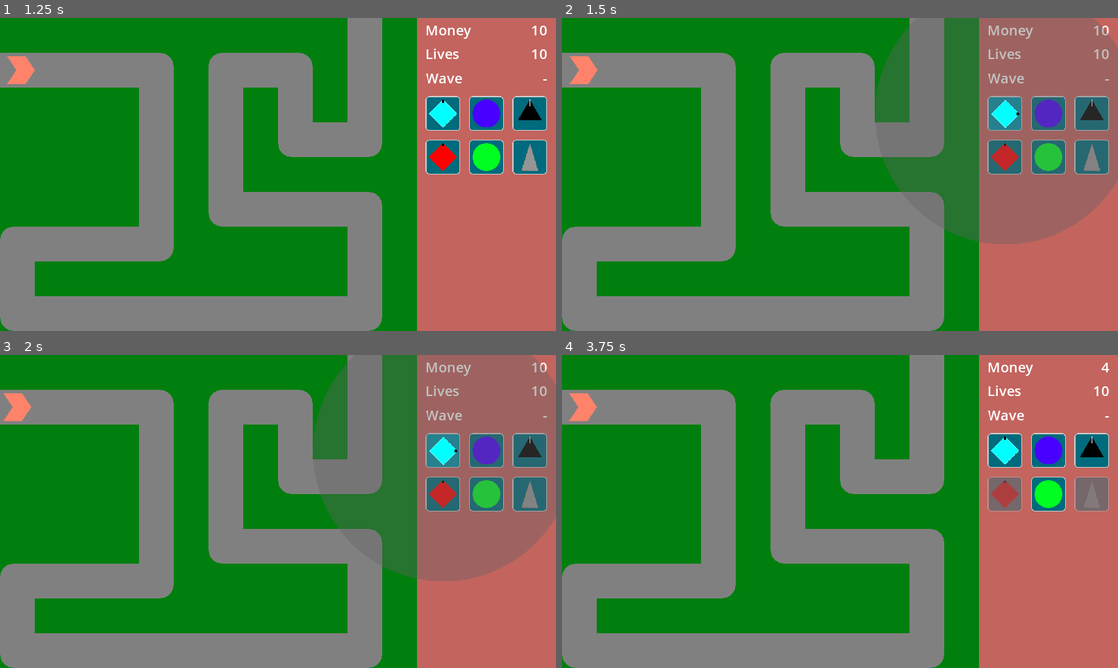
Above: before the commit, frames 1-4 (two rows, left to right).
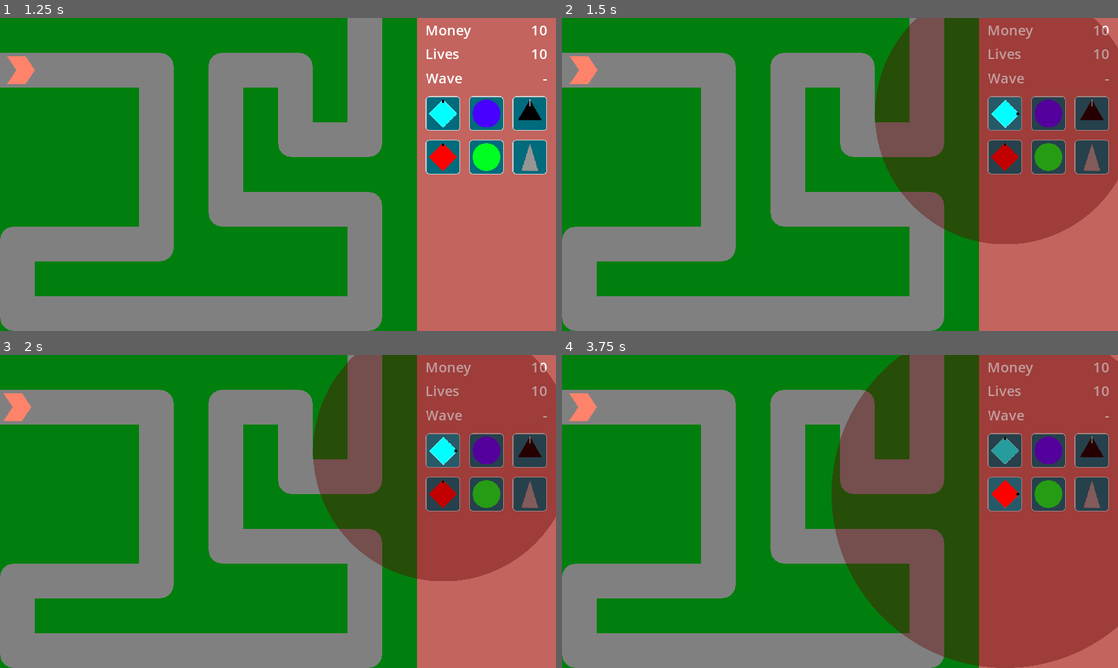
Above: after the commit, the same moments.

Repository: phrasmotica/godot-tower-defence
Game: Godot game, scene res://scenes/game.tscn
Same seed, same stepped clock (60 frames per second), same inputs: the game is played once before the commit and once after it.
Inputs (mouse positions are in pixels of both pictures, inside the frame that each line leads up to):
- Up to frame 1 (1.25 s): click "Play path 0" at 0.5 s
- Up to frame 2 (1.5 s): click (1006, 115) at 1.25 s
- Up to frame 3 (2 s): no input
- Up to frame 4 (3.75 s): click (1051, 452) at 2 s; click (1090, 452) at 2.75 s; click (1006, 492) at 3.5 s

Frame 1 is identical in both runs. In frame 2, 27% of the frame differs, in the area x 56-100%, y 0-73%; in frame 3, 27%; in frame 4, 45%, in the area x 48-100%, y 0-100%.

Commit message:
Prevent tower from being placed over the game UI

Diff:
--- a/scenes/game.tscn
+++ b/scenes/game.tscn
@@ -43,6 +43,12 @@
 [node name="PathManager" type="Node2D" parent="." node_paths=PackedStringArray("paths")]
 script = ExtResource("8_wg70s")
 paths = [NodePath("Path0"), NodePath("Path1")]
+
+[node name="ValidArea" type="Control" parent="PathManager"]
+layout_mode = 3
+anchors_preset = 0
+offset_right = 960.0
+offset_bottom = 720.0
 
 [node name="Path0" parent="PathManager" instance=ExtResource("9_f2e1u")]
 
@@ -121,6 +127,11 @@
 [connection signal="waves_began" from="Managers/WavesManager" to="PathManager" method="_on_waves_manager_waves_began"]
 [connection signal="enemy_died" from="PathManager" to="Managers/BankManager" method="_on_path_manager_enemy_died"]
 [connection signal="enemy_reached_end" from="PathManager" to="Managers/LivesManager" method="_on_path_manager_enemy_reached_end"]
+[connection signal="mouse_validity_changed" from="PathManager" to="CanvasLayer/GameUI" method="_on_path_manager_mouse_validity_changed"]
+[connection signal="valid_area_clicked" from="PathManager" to="CanvasLayer/GameUI" method="_on_path_manager_valid_area_clicked"]
+[connection signal="gui_input" from="PathManager/ValidArea" to="PathManager" method="_on_valid_area_gui_input"]
+[connection signal="mouse_entered" from="PathManager/ValidArea" to="PathManager" method="_on_valid_area_mouse_entered"]
+[connection signal="mouse_exited" from="PathManager/ValidArea" to="PathManager" method="_on_valid_area_mouse_exited"]
 [connection signal="selected_tower_changed" from="Towers" to="CanvasLayer/GameUI" method="_on_towers_selected_tower_changed"]
 [connection signal="tower_deselected" from="Towers" to="CanvasLayer/GameUI" method="_on_towers_tower_deselected"]
 [connection signal="tower_sold" from="Towers" to="Managers/BankManager" method="_on_towers_tower_sold"]
--- a/scenes/towers/components/tower_selection.tscn
+++ b/scenes/towers/components/tower_selection.tscn
@@ -25,6 +25,7 @@
 offset_top = -32.0
 offset_right = 32.0
 offset_bottom = 32.0
+mouse_filter = 2
 mouse_default_cursor_shape = 2
 script = ExtResource("1_q28oh")
 selection_sprite = NodePath("SelectionSprite")
--- a/scripts/game_ui.gd
+++ b/scripts/game_ui.gd
@@ -207,3 +207,14 @@
 
 func _on_tower_ui_sell_tower():
 	sell_tower.emit()
+
+func _on_path_manager_mouse_validity_changed(is_valid: bool):
+	if placing_tower:
+		if is_valid:
+			placing_tower.set_default_look()
+		else:
+			placing_tower.set_error_look()
+
+func _on_path_manager_valid_area_clicked():
+	if placing_tower:
+		placing_tower.try_place()
--- a/scripts/path_manager.gd
+++ b/scripts/path_manager.gd
@@ -14,7 +14,12 @@
 		active_path_index = value
 		set_active_path()
 
+var is_mouse_over_valid_area := false
+
 var enemies: Array[Enemy] = []
+
+signal mouse_validity_changed(is_valid: bool)
+signal valid_area_clicked
 
 signal enemy_died(enemy: Enemy)
 signal enemy_reached_end(enemy: Enemy)
@@ -66,3 +71,19 @@
 
 func _on_waves_manager_waves_began():
 	get_active_path().start_game()
+
+func _on_valid_area_gui_input(event: InputEvent):
+	if event.is_pressed() and is_mouse_over_valid_area:
+		valid_area_clicked.emit()
+
+func _on_valid_area_mouse_entered():
+	print("Valid area entered")
+
+	is_mouse_over_valid_area = true
+	mouse_validity_changed.emit(true)
+
+func _on_valid_area_mouse_exited():
+	print("Valid area exited")
+
+	is_mouse_over_valid_area = false
+	mouse_validity_changed.emit(false)
--- a/scripts/tower.gd
+++ b/scripts/tower.gd
@@ -30,13 +30,13 @@
 signal on_deselected
 
 func _ready():
-	is_valid_location = true
 	deselect()
 
 	adjust_range(levels_node.get_current_level().get_range(true))
 
 	if is_placing():
 		selection.selection_visible = false
+		set_error_look()
 
 		visualiser.show_range()
 		visualiser.show_bolt_line = false
@@ -186,16 +186,20 @@
 
 func _on_selection_gui_input(event: InputEvent):
 	if event.is_pressed():
-		if can_be_placed():
-			set_warming_up()
-
-			progress_bars.do_warmup()
-
-			on_placed.emit(self)
-
 		if is_firing() and not is_selected:
 			on_selected.emit(self)
 
+func try_place():
+	if not can_be_placed():
+		print("Cannot place tower here!")
+		return
+
+	set_warming_up()
+
+	progress_bars.do_warmup()
+
+	on_placed.emit(self)
+
 func _on_barrel_shoot():
 	if not is_firing():
 		return
@@ -237,6 +241,7 @@
 	print(tower_name + " warmup finished")
 
 	barrel.setup(first_level)
+	selection.enable_mouse()
 
 	set_firing()
 
--- a/scripts/tower_manager.gd
+++ b/scripts/tower_manager.gd
@@ -119,8 +119,6 @@
 	selected_tower_changed.emit(selected_tower, was_unselected)
 
 func _on_game_ui_tower_placing(_tower: Tower):
-	# BUG: while the placing tower is parented to the UI, it is stopping
-	# its empty create tower button from receiving mouse events...
 	deselect_tower()
 
 func _on_game_ui_tower_placed(tower: Tower):
--- a/scripts/tower_selection.gd
+++ b/scripts/tower_selection.gd
@@ -11,3 +11,6 @@
 
 	get:
 		return selection_sprite.visible
+
+func enable_mouse():
+	mouse_filter = MOUSE_FILTER_STOP
